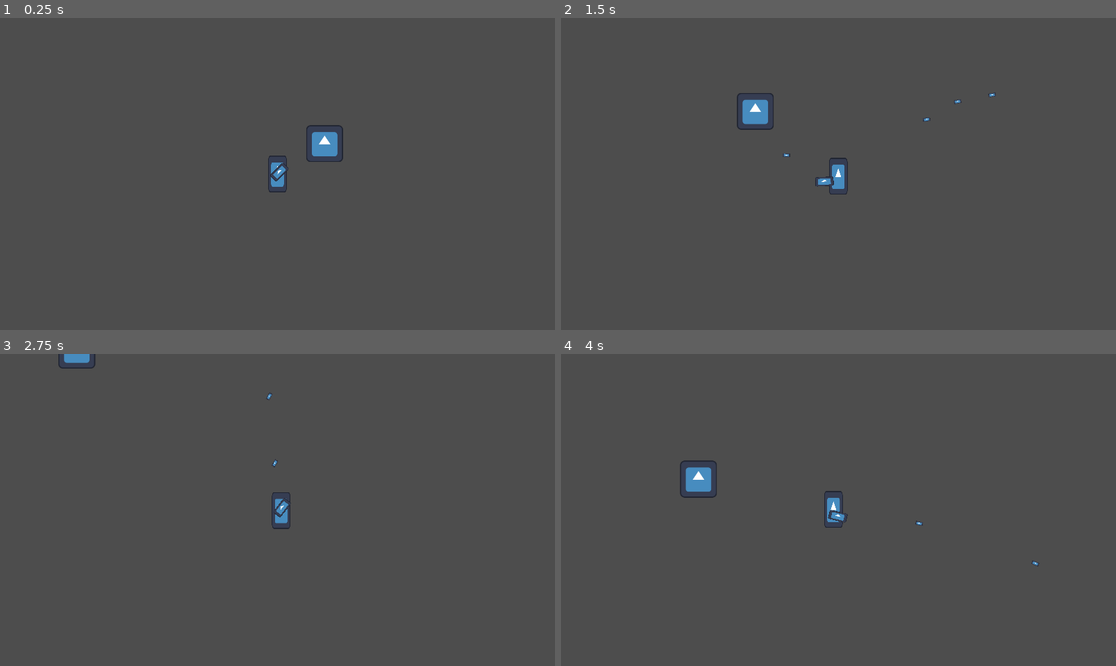
Above: before the commit, frames 1-4 (two rows, left to right).
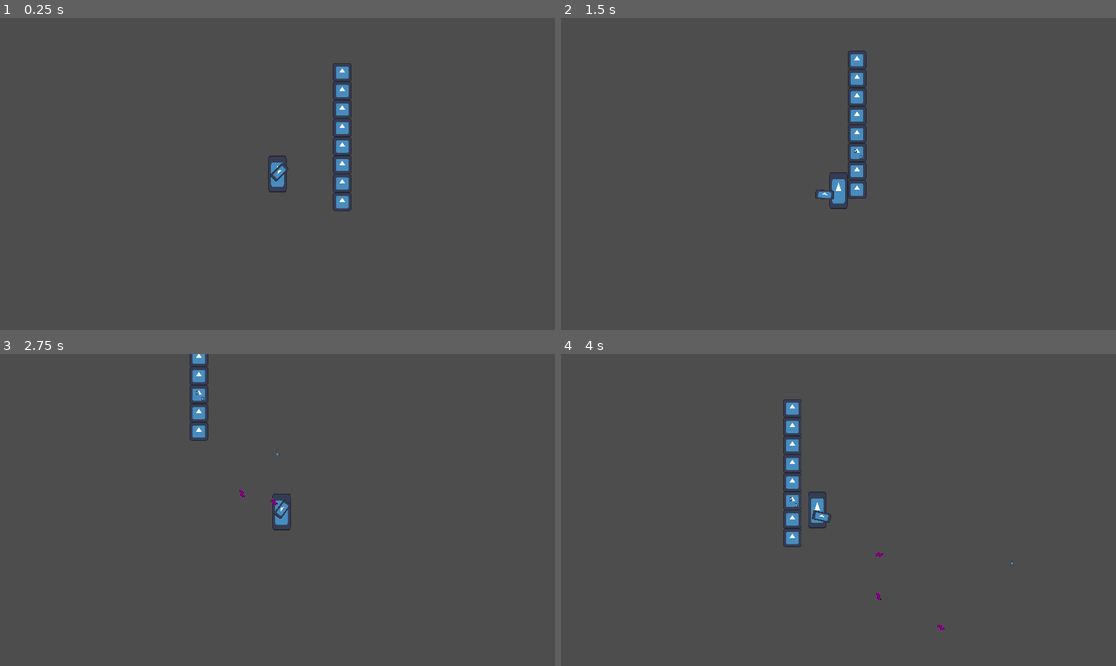
Above: after the commit, the same moments.

Repository: Username1930466/AppleSeedGameJam
Game: Godot game, scene res://scenes/game.tscn
Two runs of this game, one before a commit and one after it. Both use one fixed random seed, a clock stepped at 60 frames per second and the inputs below. The engine's default icon, where the game draws it, is replaced by a stand-in: a white triangle on a blue panel in a dark square.
Inputs (mouse positions are in pixels of both pictures, inside the frame that each line leads up to):
- Up to frame 1 (0.25 s): no input
- Up to frame 2 (1.5 s): tap Enter at 0.5 s; move the mouse to (960, 158) at 0.52 s; press the mouse at (960, 158) at 0.53 s; hold D (move_right) 0.53-1.28 s; move the mouse to (727, 189) at 1.27 s; release the mouse at (727, 189) at 1.28 s; hold S (move_down) from 1.28 s (still down); click (727, 189) at 1.35 s
- Up to frame 3 (2.75 s): move the mouse to (333, 441) at 2.02 s; release S (move_down) at 2.03 s; press the mouse at (333, 441) at 2.03 s; hold D (move_right) from 2.03 s (still down)
- Up to frame 4 (4 s): move the mouse to (810, 572) at 2.77 s; release D (move_right) at 2.78 s; release the mouse at (810, 572) at 2.78 s; hold W (move_up) 2.78-3.53 s; click (810, 572) at 2.85 s; move the mouse to (1005, 556) at 3.52 s; press the mouse at (1005, 556) at 3.53 s; hold A (move_left) from 3.53 s (still down)

The runs differ from the first frame. In frame 1, 1.3% of the frame differs, in the area x 55-64%, y 14-62%; in frame 2, 1.8%; in frame 3, 1.0%; in frame 4, 1.9%, in the area x 21-87%, y 14-89%.

Commit message:
Planned Stuff (2/2)

Diff:
--- a/scenes/bullet.tscn
+++ b/scenes/bullet.tscn
@@ -1,20 +1,51 @@
-[gd_scene load_steps=4 format=3 uid="uid://dt8qar0esuwnx"]
+[gd_scene load_steps=6 format=3 uid="uid://dt8qar0esuwnx"]
 
 [ext_resource type="Texture2D" uid="uid://ba714uwlf0bsc" path="res://icon.svg" id="1_mkf8s"]
 [ext_resource type="Script" uid="uid://bgfqond0dcpem" path="res://scripts/bullet.gd" id="1_y25gk"]
+[ext_resource type="AudioStream" uid="uid://cawjj0ruhnuq0" path="res://bullet_brick.mp3" id="3_l5glv"]
+
+[sub_resource type="PlaceholderTexture2D" id="PlaceholderTexture2D_y25gk"]
+size = Vector2(25, 12)
 
 [sub_resource type="RectangleShape2D" id="RectangleShape2D_mkf8s"]
-size = Vector2(25.6, 12.8)
+size = Vector2(8.533, 12.8)
 
 [node name="Bullet" type="RigidBody2D"]
-collision_layer = 2
-collision_mask = 20
+collision_layer = 0
+collision_mask = 0
 gravity_scale = 0.0
 script = ExtResource("1_y25gk")
 
-[node name="Sprite2D" type="Sprite2D" parent="."]
-scale = Vector2(0.2, 0.1)
+[node name="BulletSprite" type="Sprite2D" parent="."]
+position = Vector2(17, 0)
+scale = Vector2(0.067, 0.1)
 texture = ExtResource("1_mkf8s")
 
-[node name="CollisionShape2D" type="CollisionShape2D" parent="."]
+[node name="CPUParticles2D" type="CPUParticles2D" parent="."]
+emitting = false
+amount = 1
+texture = SubResource("PlaceholderTexture2D_y25gk")
+lifetime = 3.0
+one_shot = true
+direction = Vector2(0.5, 1)
+gravity = Vector2(0, 0)
+initial_velocity_min = 350.0
+initial_velocity_max = 350.0
+damping_min = 175.0
+damping_max = 175.0
+angle_min = -90.0
+
+[node name="Area2D" type="Area2D" parent="."]
+collision_layer = 2
+collision_mask = 20
+
+[node name="CollisionShape2D" type="CollisionShape2D" parent="Area2D"]
+position = Vector2(17, 0)
 shape = SubResource("RectangleShape2D_mkf8s")
+
+[node name="AudioStreamPlayer2D" type="AudioStreamPlayer2D" parent="."]
+position = Vector2(21, 0)
+stream = ExtResource("3_l5glv")
+volume_db = 10.0
+
+[connection signal="body_entered" from="Area2D" to="." method="_on_area_2d_body_entered"]
--- a/scenes/game.tscn
+++ b/scenes/game.tscn
@@ -1,8 +1,83 @@
-[gd_scene load_steps=4 format=3 uid="uid://ck761pu6aihp1"]
+[gd_scene load_steps=6 format=4 uid="uid://ck761pu6aihp1"]
 
 [ext_resource type="Script" uid="uid://bucn6smj0guxs" path="res://scripts/game.gd" id="1_lnu2h"]
 [ext_resource type="PackedScene" uid="uid://cxtiwxctd6gfu" path="res://scenes/player.tscn" id="1_uwrxv"]
 [ext_resource type="Texture2D" uid="uid://ba714uwlf0bsc" path="res://icon.svg" id="3_lnu2h"]
+
+[sub_resource type="TileSetAtlasSource" id="TileSetAtlasSource_lnu2h"]
+texture = ExtResource("3_lnu2h")
+texture_region_size = Vector2i(128, 128)
+0:0/0 = 0
+0:0/0/physics_layer_0/polygon_0/points = PackedVector2Array(-64, -64, 64, -64, 64, 64, -64, 64)
+1:0/0 = 0
+2:0/0 = 0
+3:0/0 = 0
+4:0/0 = 0
+5:0/0 = 0
+6:0/0 = 0
+7:0/0 = 0
+0:1/0 = 0
+1:1/0 = 0
+2:1/0 = 0
+3:1/0 = 0
+4:1/0 = 0
+5:1/0 = 0
+6:1/0 = 0
+7:1/0 = 0
+0:2/0 = 0
+1:2/0 = 0
+2:2/0 = 0
+3:2/0 = 0
+4:2/0 = 0
+5:2/0 = 0
+6:2/0 = 0
+7:2/0 = 0
+0:3/0 = 0
+1:3/0 = 0
+2:3/0 = 0
+3:3/0 = 0
+4:3/0 = 0
+5:3/0 = 0
+6:3/0 = 0
+7:3/0 = 0
+0:4/0 = 0
+1:4/0 = 0
+2:4/0 = 0
+3:4/0 = 0
+4:4/0 = 0
+5:4/0 = 0
+6:4/0 = 0
+7:4/0 = 0
+0:5/0 = 0
+1:5/0 = 0
+2:5/0 = 0
+3:5/0 = 0
+4:5/0 = 0
+5:5/0 = 0
+6:5/0 = 0
+7:5/0 = 0
+0:6/0 = 0
+1:6/0 = 0
+2:6/0 = 0
+3:6/0 = 0
+4:6/0 = 0
+5:6/0 = 0
+6:6/0 = 0
+7:6/0 = 0
+0:7/0 = 0
+1:7/0 = 0
+2:7/0 = 0
+3:7/0 = 0
+4:7/0 = 0
+5:7/0 = 0
+6:7/0 = 0
+7:7/0 = 0
+
+[sub_resource type="TileSet" id="TileSet_lbhrr"]
+tile_size = Vector2i(128, 128)
+physics_layer_0/collision_layer = 16
+physics_layer_0/collision_mask = 15
+sources/0 = SubResource("TileSetAtlasSource_lnu2h")
 
 [node name="Game" type="Node2D"]
 script = ExtResource("1_lnu2h")
@@ -14,6 +89,8 @@
 scale = Vector2(2, 2)
 position_smoothing_enabled = true
 
-[node name="Icon" type="Sprite2D" parent="."]
-position = Vector2(163, -105)
-texture = ExtResource("3_lnu2h")
+[node name="TileMapLayer" type="TileMapLayer" parent="."]
+z_index = -1
+scale = Vector2(0.5, 0.5)
+tile_map_data = PackedByteArray("AAADAPr/AAAAAAAAAAADAPv/AAAAAAAAAAADAPz/AAAAAAAAAAADAP3/AAAAAAAAAAADAP7/AAAAAAAAAAADAP//AAAAAAAAAAADAAAAAAAAAAAAAAADAAEAAAAAAAAAAAA=")
+tile_set = SubResource("TileSet_lbhrr")
--- a/scenes/player.tscn
+++ b/scenes/player.tscn
@@ -1,8 +1,9 @@
-[gd_scene load_steps=5 format=3 uid="uid://cxtiwxctd6gfu"]
+[gd_scene load_steps=6 format=3 uid="uid://cxtiwxctd6gfu"]
 
 [ext_resource type="Texture2D" uid="uid://ba714uwlf0bsc" path="res://icon.svg" id="1_3vyb7"]
 [ext_resource type="Script" uid="uid://btun4lqyn5wbj" path="res://scripts/player.gd" id="1_g2els"]
 [ext_resource type="Script" uid="uid://dwn0m7wsc45h4" path="res://scripts/gun.gd" id="3_qhqgy"]
+[ext_resource type="AudioStream" uid="uid://dx56jjoxl4ho5" path="res://player_gunshot.mp3" id="4_dqkch"]
 
 [sub_resource type="RectangleShape2D" id="RectangleShape2D_g2els"]
 size = Vector2(128, 128)
@@ -29,3 +30,10 @@
 [node name="Output" type="Marker2D" parent="Gun"]
 position = Vector2(128, -64)
 scale = Vector2(1, 2)
+
+[node name="AudioStreamPlayer2D" type="AudioStreamPlayer2D" parent="Gun/Output"]
+position = Vector2(-128, 32)
+scale = Vector2(1, 0.5)
+stream = ExtResource("4_dqkch")
+volume_db = -10.0
+pitch_scale = 0.75
--- a/scripts/bullet.gd
+++ b/scripts/bullet.gd
@@ -1,10 +1,20 @@
 extends RigidBody2D
 
 var dir: Vector2
+var hit = false
 
 func _ready() -> void:
 	rotation = dir.angle()
 	linear_velocity = dir * 1000
+	$CPUParticles2D.emitting = true
 
 func _process(delta: float) -> void:
 	linear_velocity += dir
+
+func _on_area_2d_body_entered(body: Node2D) -> void:
+	if body is TileMapLayer and !hit:
+		hit = true
+		$BulletSprite.reparent(Global.game, true)
+		$AudioStreamPlayer2D.playing = true
+		await get_tree().create_timer(0.11).timeout
+		queue_free()
--- a/scripts/gun.gd
+++ b/scripts/gun.gd
@@ -1,6 +1,6 @@
 extends Sprite2D
 
-@export var cooldown_length = 0.25
+@export var cooldown_length = 0.5
 @export var norm_output_pos = Vector2(128, -64)
 @export var flip_output_pos = Vector2(128, 64)
 
@@ -30,3 +30,5 @@
 		bullet.position = $Output.global_position
 		Global.game.add_child(bullet)
 		Global.screenshake(20, 0.01, 3)
+		$Output/AudioStreamPlayer2D.pitch_scale = randf_range(0.8, 1.2)
+		$Output/AudioStreamPlayer2D.playing = true
--- a/scripts/player.gd
+++ b/scripts/player.gd
@@ -1,10 +1,8 @@
 extends CharacterBody2D
 
-@export var speed = 5
+@export var speed = 500
 
 func _physics_process(delta: float) -> void:
 	var input_vector = Input.get_vector("move_left", "move_right", "move_up", "move_down")
-	position += input_vector.normalized() * speed
-	if input_vector != Vector2.ZERO:
-		input_vector = input_vector.normalized()
-		position += input_vector * speed
+	velocity = input_vector.normalized() * speed
+	move_and_slide()
Not shown, added: bullet_brick.mp3.import
Not shown, added: player_gunshot.mp3.import
Not shown, added: bullet_brick.mp3
Not shown, added: player_gunshot.mp3
